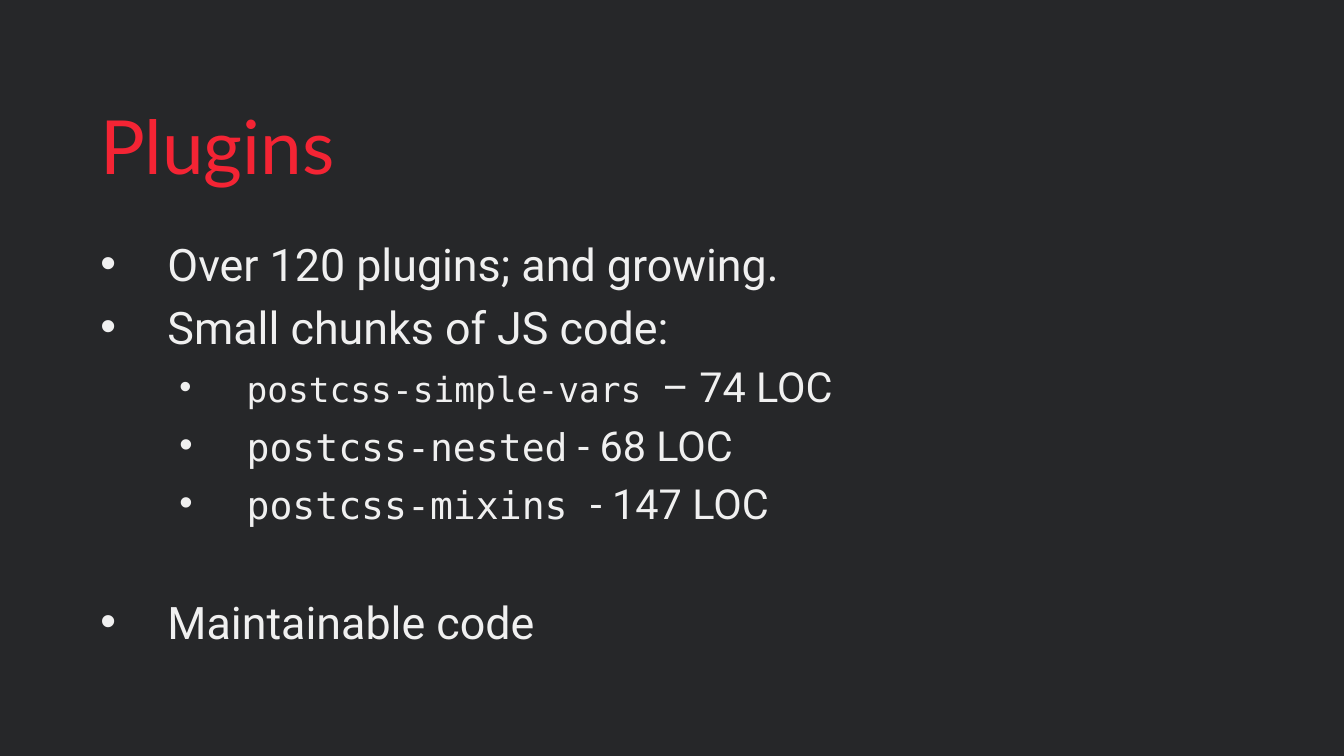
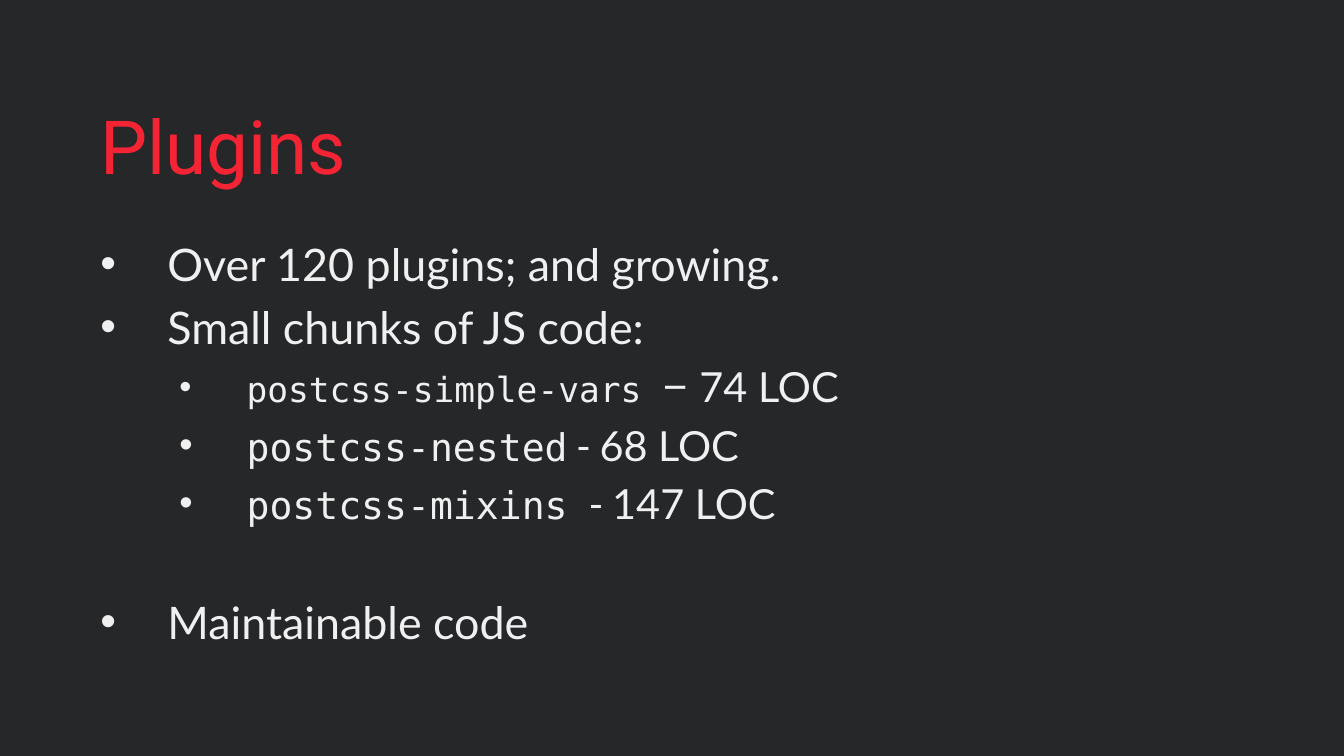
Before and after one commit to mihaeltomic/postcss-presentation, a slide deck: slide 9 of PostCSS.pptx. Drawn at 1344x756 pixels with LibreOffice and Linux fonts; fonts in the diff are those of the drawing; background and template pictures are left out. Boxes give left, top, right and bottom in pixels: in the first picture for what was removed or moved away, otherwise in the second. Text is boxed around its words. In the diff, an @@ line names an element or a change of style, - is before the commit and + after.

Commit message:
Added .ppsx and styling fixes

```diff
--- a/PostCSS.pptx
+++ b/PostCSS.pptx
@@ title "Plugins" at (x1=100, y1=118, x2=346, y2=190): font Lato to Roboto @@
@@ text "Over 120 plugins; and growing." at (x1=167, y1=248, x2=839, y2=640): font Roboto to Lato in "Over 120 plugins; and growing.", "Small chunks of JS code:", "74 LOC", "68 LOC" and 2 more places @@
```
Also in this commit, not shown: 8 other slides changed, 9 other files.
